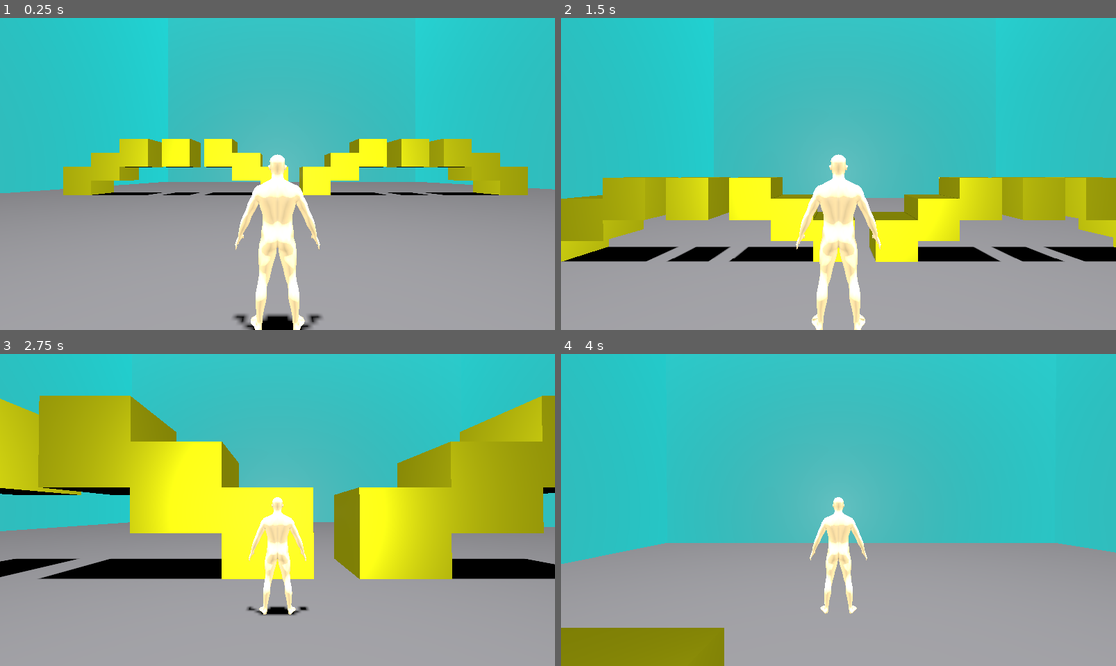
Above: before the commit, frames 1-4 (two rows, left to right).
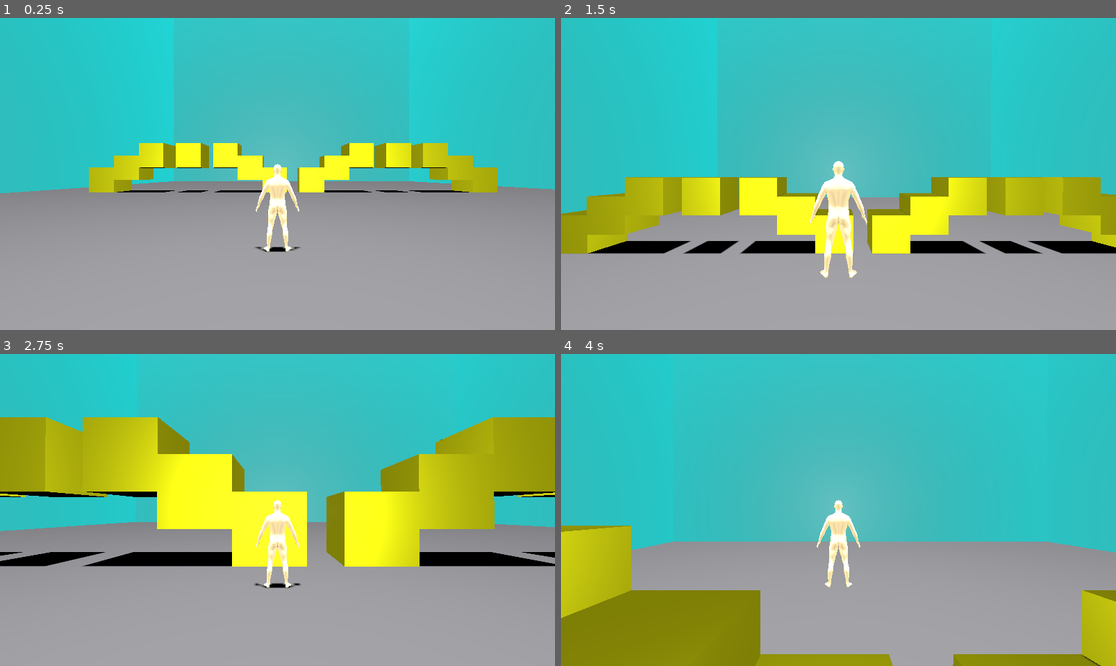
Above: after the commit, the same moments.

Repository: xcoderioslearn/test_3d_level2
Game: Godot game, scene res://scenes/main.tscn
The game is run twice, just before and just after one commit, with the same random seed, the same clock (stepped at 60 frames per second) and the same inputs.
Inputs (mouse positions are in pixels of both pictures, inside the frame that each line leads up to):
- Up to frame 1 (0.25 s): no input
- Up to frame 2 (1.5 s): tap Enter (ui_accept) at 0.5, 0.77 s; move the mouse to (866, 174) at 0.52 s; hold Mouse wheel down (wheel_down) 0.53-1.28 s; hold Up (ui_up) from 0.53 s (still down); move the mouse to (810, 174) at 1.27 s; tap Mouse wheel up (wheel_up) at 1.35 s
- Up to frame 3 (2.75 s): keep holding Up (ui_up); tap Enter (ui_accept) at 1.52 s; move the mouse to (288, 503) at 2.02 s; hold Mouse wheel down (wheel_down) from 2.03 s (still down)
- Up to frame 4 (4 s): keep holding Up (ui_up); move the mouse to (832, 516) at 2.77 s; release Mouse wheel down (wheel_down) at 2.78 s; tap Mouse wheel up (wheel_up) at 2.85 s; tap Enter (ui_accept) at 3.02, 3.77 s; move the mouse to (877, 513) at 3.52 s; hold Mouse wheel down (wheel_down) from 3.53 s (still down)

The runs differ from the first frame. In frame 1, 9.3% of the frame differs, in the area x 11-96%, y 38-100%; in frame 2, 11%; in frame 3, 17%, in the area x 0-100%, y 13-84%; in frame 4, 12%.

Commit message:
before plugin final touch

Diff:
--- a/scenes/character.tscn
+++ b/scenes/character.tscn
@@ -6,6 +6,10 @@
 
 [sub_resource type="BoxShape3D" id="BoxShape3D_ig7tw"]
 size = Vector3(0.933433, 1.67479, 0.456513)
+
+[sub_resource type="BoxShape3D" id="BoxShape3D_lrhn5"]
+margin = 0.1
+size = Vector3(0.1, 0.1, 0.1)
 
 [node name="Character" type="CharacterBody3D"]
 collision_layer = 2
@@ -23,7 +27,9 @@
 script = ExtResource("3_lrhn5")
 
 [node name="SpringArm3D" type="SpringArm3D" parent="SpringArmPivot"]
-spring_length = 2.0
+shape = SubResource("BoxShape3D_lrhn5")
+spring_length = 4.0
+margin = 0.1
 
 [node name="SpringPosition" type="Node3D" parent="SpringArmPivot/SpringArm3D"]
 
Not shown: 1 places in scenes/character.tscn that only renumber resources
